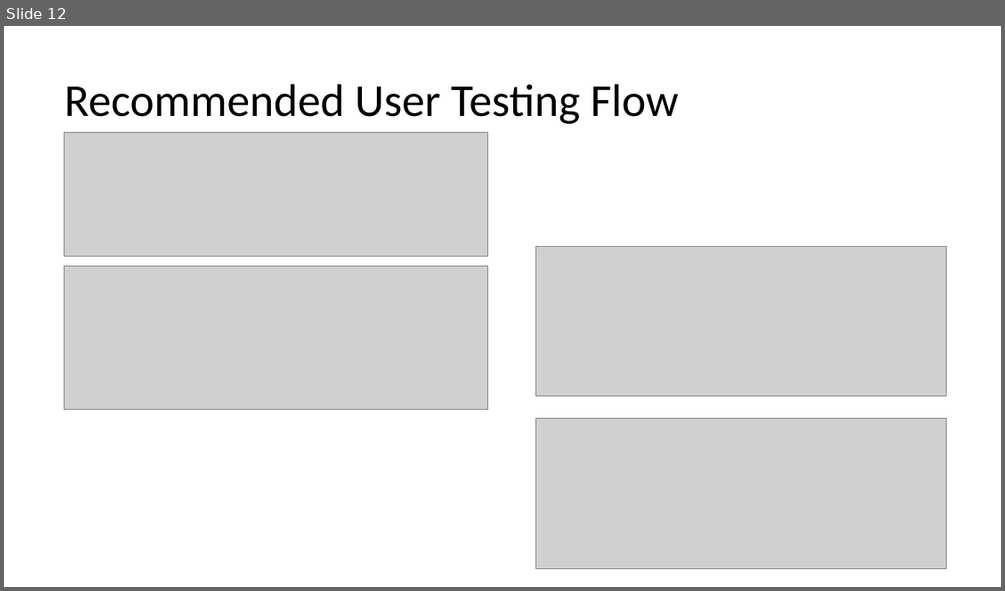
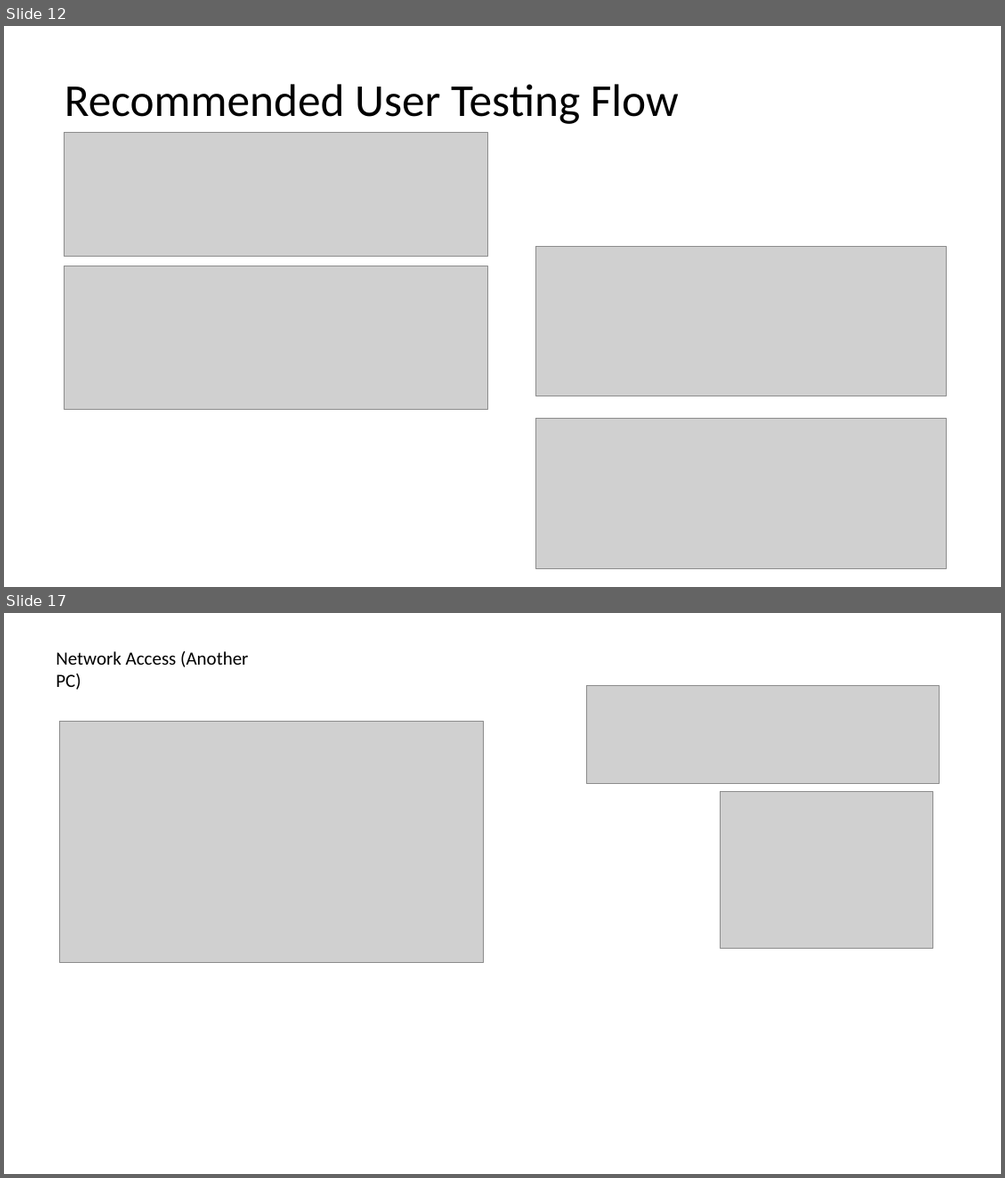
Before and after one commit to ammarofficial11/create-pr-cd-ran, a slide deck: RAN PR Automation.pptx. Shown one above the other, each under a label of ours: slide 12 before the commit, slides 12 and 17 after it; the slides between them are not shown. The pictures are 1005x591 and 1005x1178 pixels, drawn with LibreOffice and Linux fonts; fonts in the diff are those of the drawing; grey boxes stand for pictures. Boxes give left, top, right and bottom in pixels: in the first picture for what was removed or moved away, otherwise in the second. Text is boxed around its words. In the diff, an @@ line names an element or a change of style, - is before the commit and + after.

```diff
--- a/RAN PR Automation.pptx
+++ b/RAN PR Automation.pptx
@@ slide 17 added at [4, 613, 1001, 1174], background #FFFFFF @@
@@ text added at [56, 651, 248, 690], 18 pt, text #000000 @@
+Network Access (Another PC)
@@ picture added at [587, 686, 939, 784] @@
@@ picture added at [60, 722, 484, 963] @@
@@ picture added at [720, 791, 933, 948] @@
```
Also in this commit, not shown: 4 other slides added, 44 other files.
